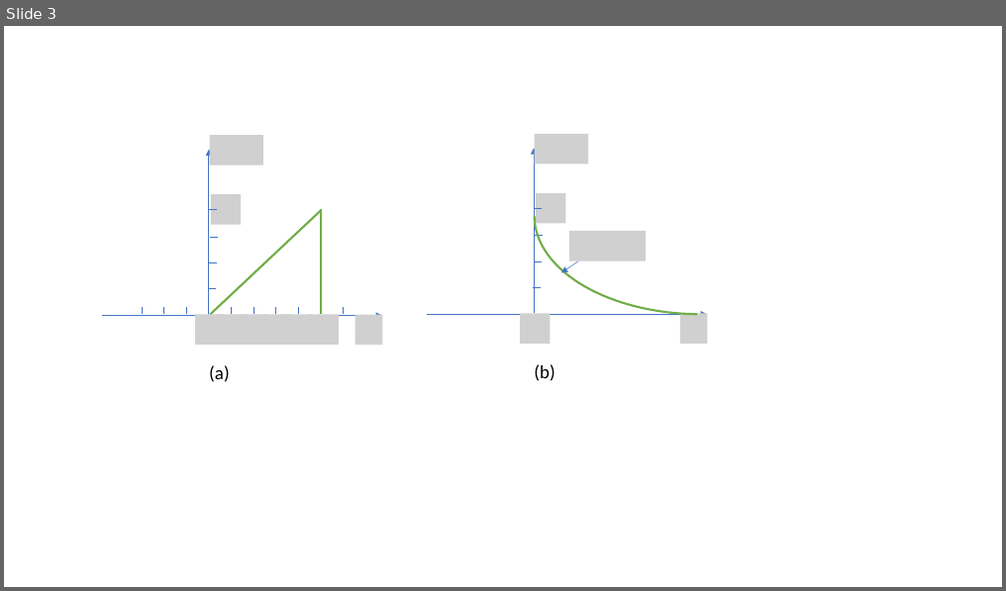
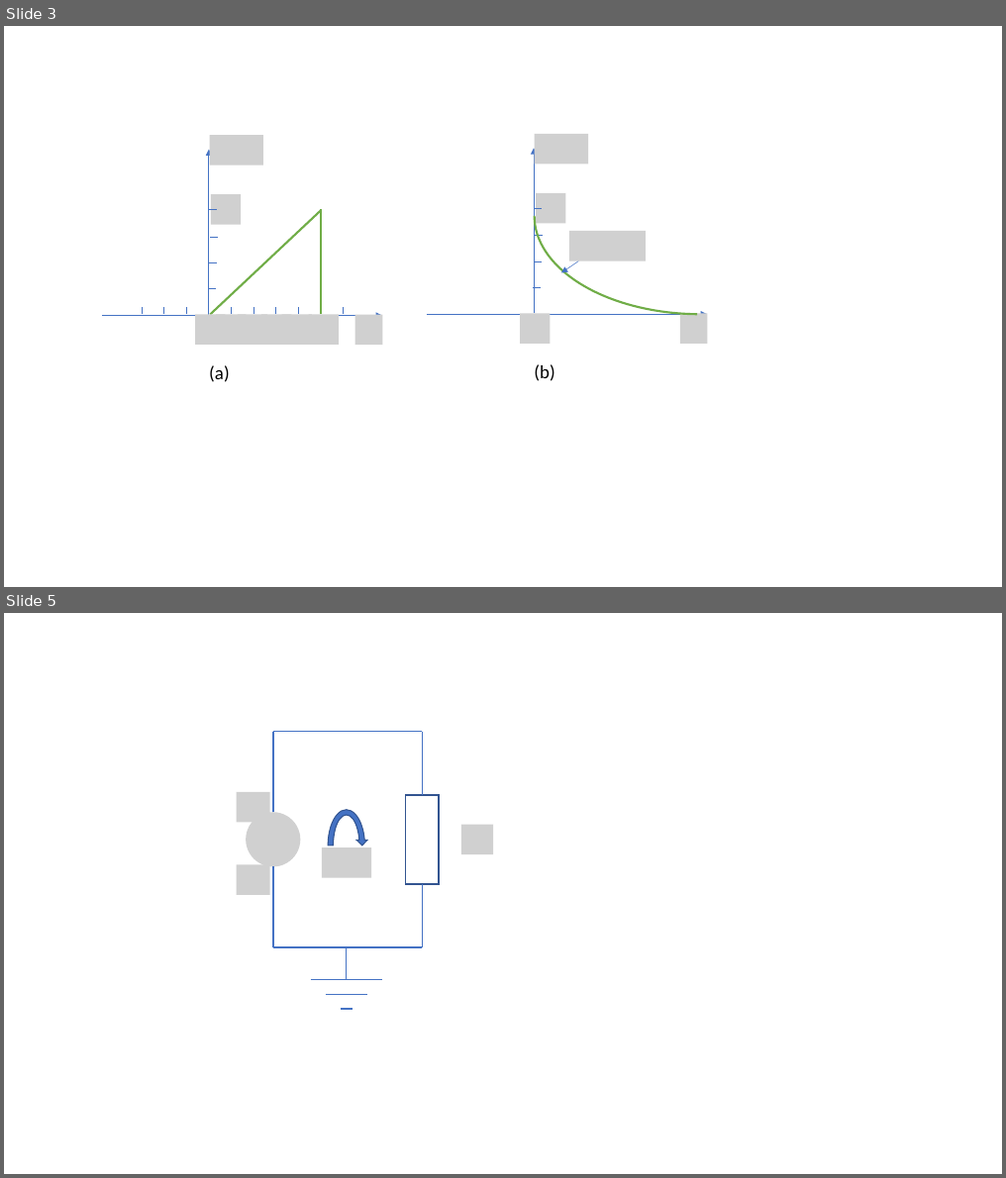
Before and after one commit to cpjobling/eg-150-textbook, a slide deck: signals_and_systems/signals/pictures/pictures.pptx. Shown one above the other, each under a label of ours: slide 3 before the commit, slides 3 and 5 after it; the slides between them are not shown. The pictures are 1006x591 and 1006x1178 pixels, drawn with LibreOffice and Linux fonts; fonts in the diff are those of the drawing; grey boxes stand for pictures. Boxes give left, top, right and bottom in pixels: in the first picture for what was removed or moved away, otherwise in the second. Text is boxed around its words. In the diff, an @@ line names an element or a change of style, - is before the commit and + after.

```diff
--- a/signals_and_systems/signals/pictures/pictures.pptx
+++ b/signals_and_systems/signals/pictures/pictures.pptx
@@ slide 5 added at (4, 613, 1002, 1174), background #FFFFFF @@
@@ line added from (272, 812) to (272, 731), #4472C4 1.5 pt @@
@@ line added from (272, 731) to (423, 731), #4472C4 1.5 pt @@
@@ line added from (423, 795) to (423, 731), #4472C4 1.5 pt @@
@@ picture added at (236, 792, 269, 822) @@
@@ picture added at (246, 812, 300, 866) @@
@@ circular arrow added at (325, 807, 367, 884), fill #4472C4, outline #325491 1 pt @@
@@ rectangle added at (405, 795, 439, 884), outline #325491 1.5 pt @@
@@ picture added at (322, 848, 371, 878) @@
@@ picture added at (461, 825, 494, 855) @@
@@ picture added at (236, 864, 269, 894) @@
@@ line added from (272, 866) to (272, 948), #4472C4 1.5 pt @@
@@ line added from (423, 884) to (423, 948), #4472C4 1.5 pt @@
@@ line added from (423, 948) to (272, 948), #4472C4 1.5 pt @@
@@ line added from (347, 948) to (347, 980), #4472C4 1.25 pt @@
@@ line added from (310, 980) to (382, 980), #4472C4 1.25 pt @@
@@ line added from (325, 995) to (368, 995), #4472C4 1.25 pt @@
@@ line added from (341, 1009) to (352, 1009), #4472C4 1.25 pt @@
```
Also in this commit, not shown: 1 slide changed, 1 other slide added, 10 other files.
